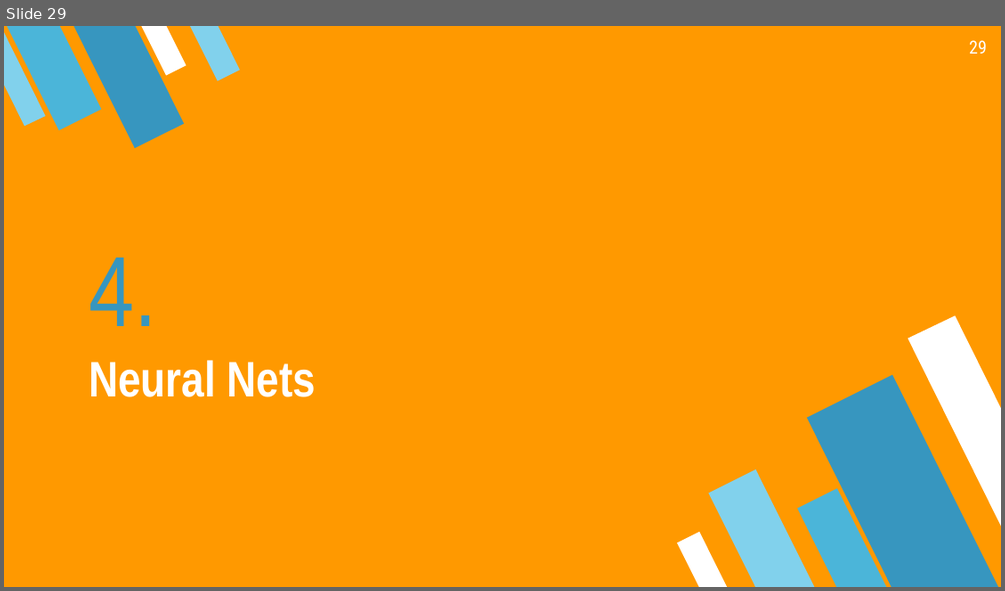
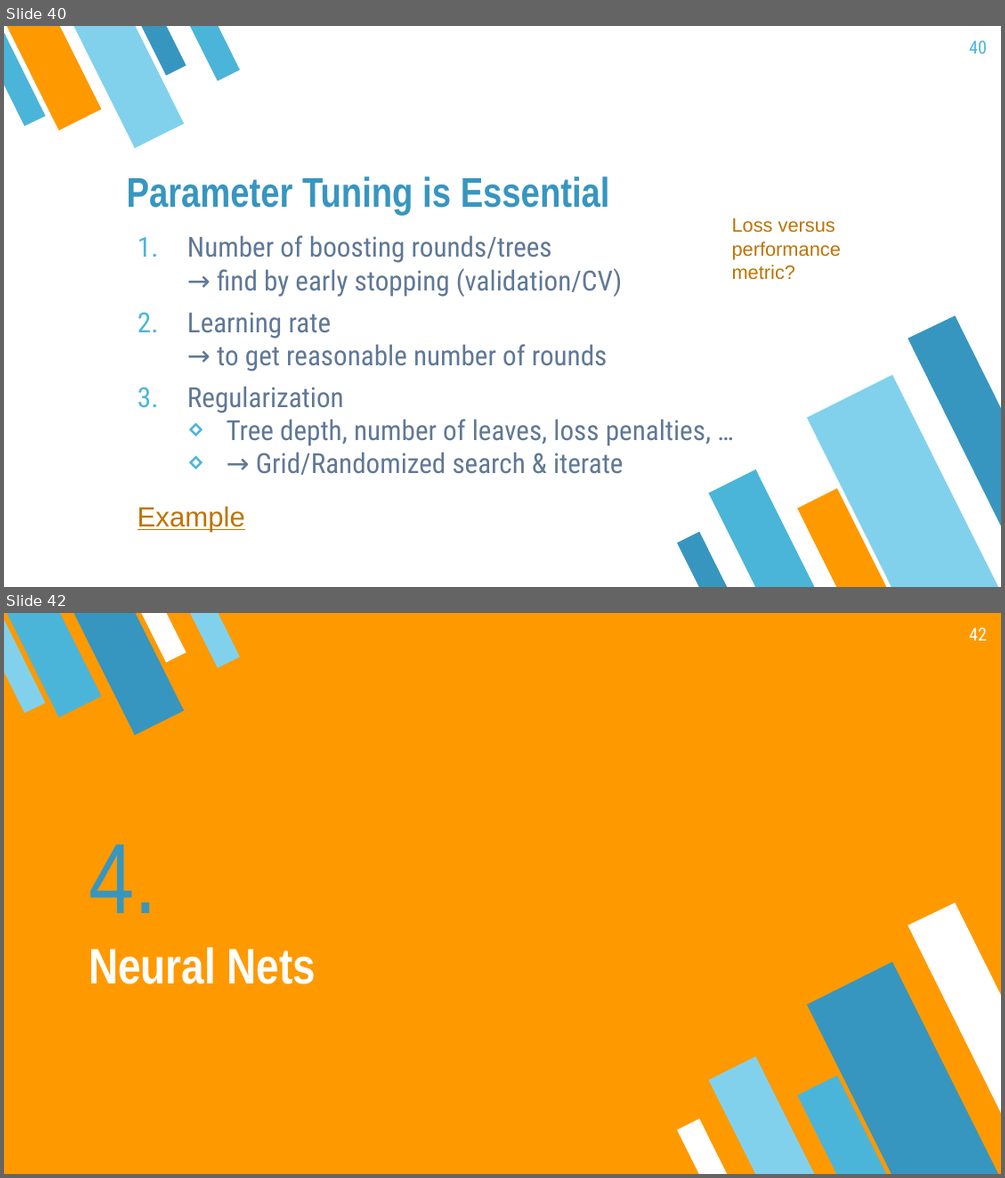
Before and after one commit to mayer79/ml_lecture, a slide deck: slides/DRAFT.pptx. Shown one above the other, each under a label of ours: slide 29 before the commit, slides 40 and 42 after it; the slides between them are not shown. The pictures are 1005x591 and 1005x1178 pixels, drawn with LibreOffice and Linux fonts; fonts in the diff are those of the drawing. Boxes give left, top, right and bottom in pixels: in the first picture for what was removed or moved away, otherwise in the second. Text is boxed around its words. In the diff, an @@ line names an element or a change of style, - is before the commit and + after.

Commit message:
review and slides for tree chapter

```diff
--- a/slides/DRAFT.pptx
+++ b/slides/DRAFT.pptx
@@ slide 40 added at bbox=[4, 26, 1001, 587], background #FFFFFF @@
@@ group added at bbox=[4, 26, 240, 148]: 4 flow chart manual inputs, 1 freeform shape @@
@@ page number added at bbox=[969, 40, 987, 54], 13 pt, text #4BB5D9 @@
+40
@@ title added at bbox=[127, 176, 610, 216], 30 pt, text #3796BF, bold @@
+Parameter Tuning is Essential
@@ text added at bbox=[187, 235, 711, 475], 20 pt, text #607896 @@
+1. Number of boosting rounds/trees
+   → find by early stopping (validation/CV)
+2. Learning rate
+   → to get reasonable number of rounds
+3. Regularization
+  ⋄ Tree depth, number of leaves, loss penalties, …
+  ⋄ → Grid/Randomized search & iterate
@@ text added at bbox=[732, 218, 841, 280], 14 pt, text #BF7300 @@
+Loss versus performance metric?
@@ group added at bbox=[678, 315, 1001, 587]: 4 flow chart manual inputs, 1 freeform shape @@
@@ text added at bbox=[138, 506, 245, 532], 20 pt, text #BF7300, underline @@
+Example
@@ what was slide 29 is now slide 42 @@
@@ page number at bbox=[969, 627, 987, 641]: text changed @@
-29
+42
```
Also in this commit, not shown: 3 slides changed, 12 other slides added, 3 other files.
